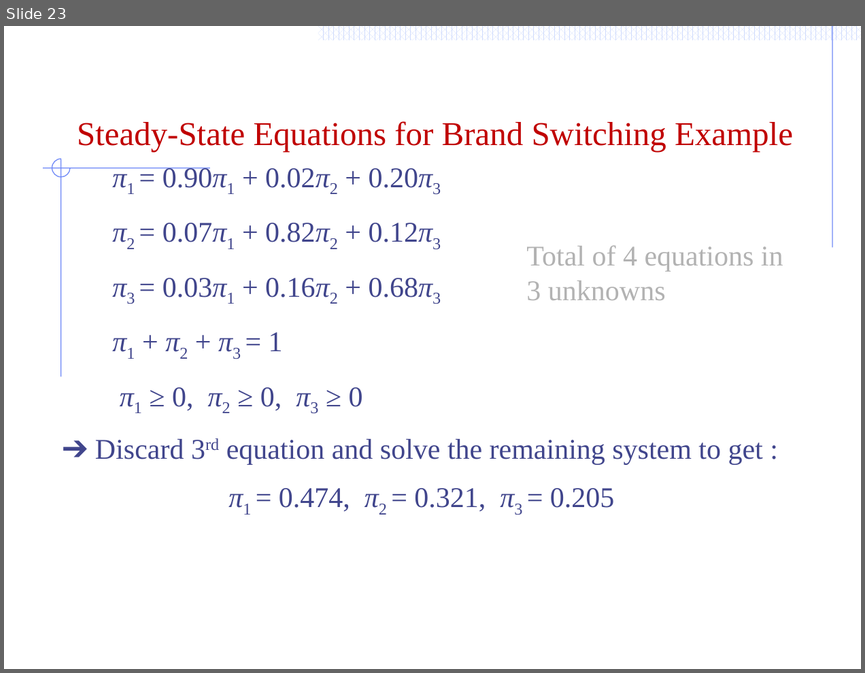
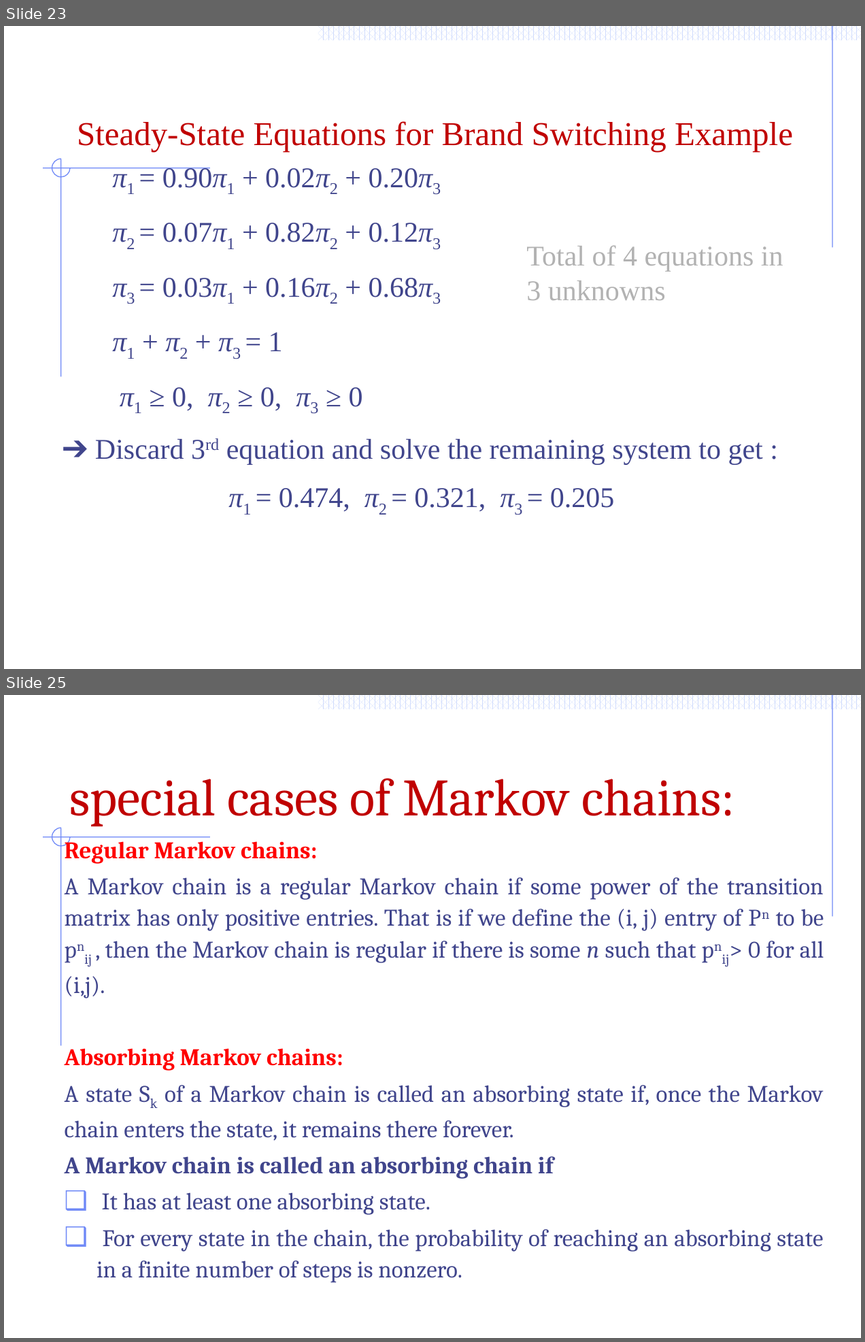
Before and after one commit to Mayooran1987/MC9510, a slide deck: Lect_3_Markov process.pptx. Shown one above the other, each under a label of ours: slide 23 before the commit, slides 23 and 25 after it; the slides between them are not shown. The pictures are 865x673 and 865x1342 pixels, drawn with LibreOffice and Linux fonts; fonts in the diff are those of the drawing. Boxes give left, top, right and bottom in pixels: in the first picture for what was removed or moved away, otherwise in the second. Text is boxed around its words. In the diff, an @@ line names an element or a change of style, - is before the commit and + after.

```diff
--- a/Lect_3_Markov process.pptx
+++ b/Lect_3_Markov process.pptx
@@ slide 25 added at bbox=[4, 695, 861, 1338], background #FFFFFF; not listed: 56 template elements that a slide beside it also shows @@
@@ title added at bbox=[70, 778, 735, 827], 44 pt, text #C00000 @@
+special cases of Markov chains:
@@ text added at bbox=[65, 836, 824, 1283], 20 pt, text #40458C @@
+Regular Markov chains:
+A Markov chain is a regular Markov chain if some power of the transition matrix has only positive entries. That is if we define the (i, j) entry of Pn to be pnij , then the Markov chain is regular if there is some n such that pnij> 0 for all (i,j).
+Absorbing Markov chains:
+A state Sk of a Markov chain is called an absorbing state if, once the Markov chain enters the state, it remains there forever.
+A Markov chain is called an absorbing chain if
+❑ It has at least one absorbing state.
+❑ For every state in the chain, the probability of reaching an absorbing state in a finite number of steps is nonzero.
```
Also in this commit, not shown: 5 slides changed, 6 other slides added.
